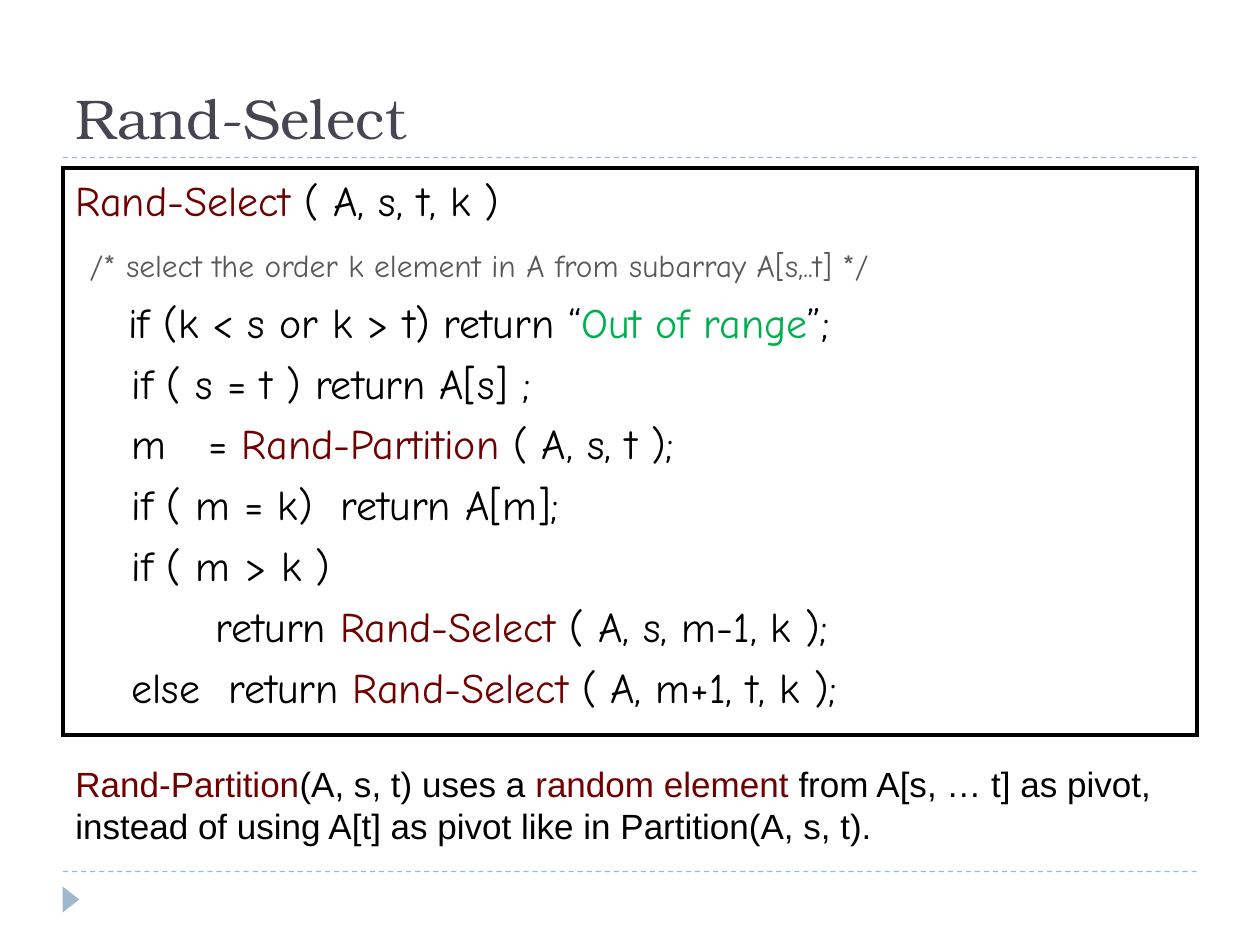
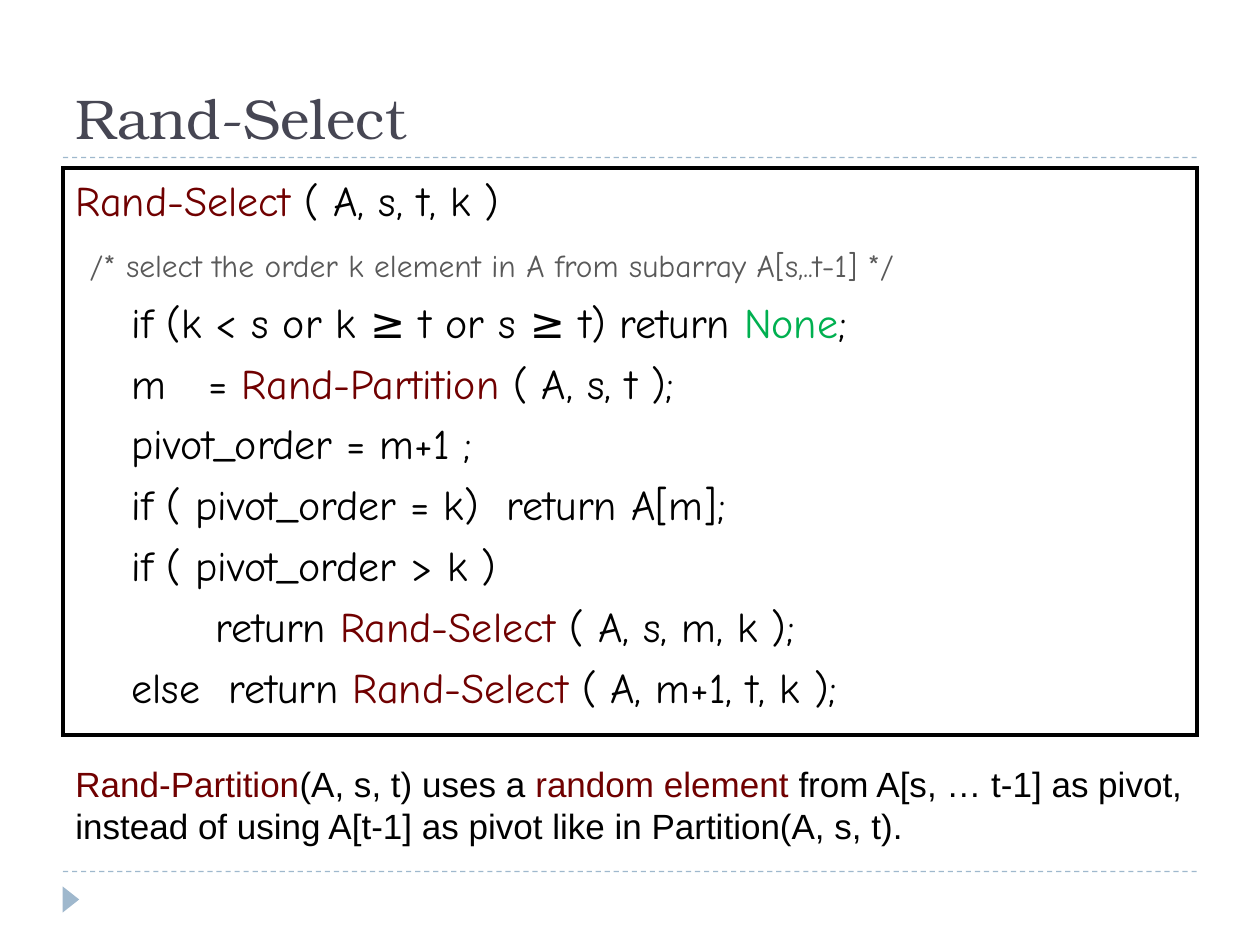
Before and after one commit to eldridgejm/dsc40b-2021-wi-public, a slide deck: slide 37 of published/lectures/07-quickselect/slides-wang.pptx (slide 30 before the commit). Drawn at 1260x945 pixels with LibreOffice and Linux fonts; fonts in the diff are those of the drawing. Boxes give left, top, right and bottom in pixels: in the first picture for what was removed or moved away, otherwise in the second. Text is boxed around its words. In the diff, an @@ line names an element or a change of style, - is before the commit and + after.

```diff
--- a/published/lectures/07-quickselect/slides-wang.pptx
+++ b/published/lectures/07-quickselect/slides-wang.pptx
@@ text at (126, 252, 857, 343): text changed @@
-/* select the order k element in A from subarray A[s,..t] */
-if (k < s or k > t) return “Out of range”;
-if ( s = t ) return A[s] ;
+/* select the order k element in A from subarray A[s,..t-1] */
+if (k < s or k ≥ t or s ≥ t) return None;
@@ text at (132, 430, 757, 646): text changed @@
-if ( m = k) return A[m];
-if ( m > k )
-return Rand-Select ( A, s, m-1, k );
+pivot_order = m+1 ;
+if ( pivot_order = k) return A[m];
+if ( pivot_order > k )
+return Rand-Select ( A, s, m, k );
@@ text at (75, 771, 1182, 845): text changed @@
-Rand-Partition(A, s, t) uses a random element from A[s, … t] as pivot, instead of using A[t] as pivot like in Partition(A, s, t).
+Rand-Partition(A, s, t) uses a random element from A[s, … t-1] as pivot, instead of using A[t-1] as pivot like in Partition(A, s, t).
```
Also in this commit, not shown: 15 other slides changed, 10 slides added, 2 slides removed, 1 other file.
